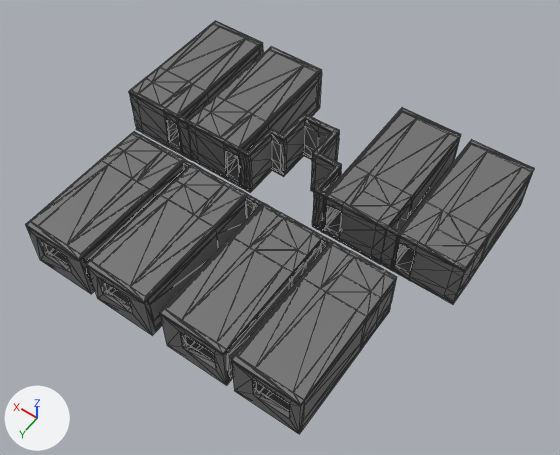
The glTF model rooms.glb: old version first, new version second.
The view is the same before and after, from a 50 mm camera at (-13.6, 20.8, 28.3) aimed at (-0.9, 3.1, 0.4). The axes (+X, +Y, +Z) are drawn at lower left. The lights are the same throughout. The picture after the commit comes second. Mesh edges are drawn as thin lines. Vertices at exactly the same position are counted once.
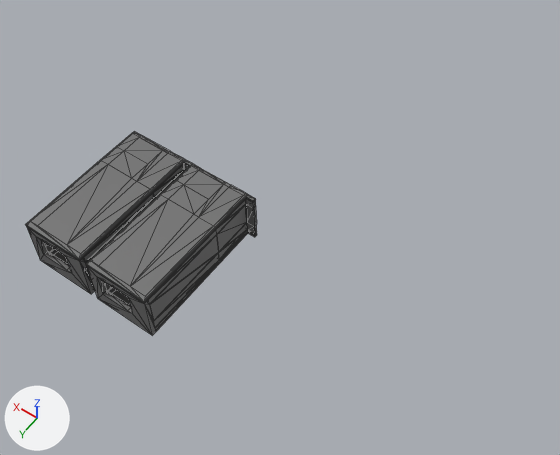
Location of each change, [x1, y1, x2, y2] in pixels of the pictures (560 x 455 px):
'Cube.010', reshaped (38% narrower, 32% shorter)
    before: [25, 131, 397, 434]
    after: [25, 131, 257, 336]
'Cube.004', deleted
    before: [129, 21, 535, 304]
part 1 of me_cube_051, deleted
    before: [231, 236, 397, 434]
part 2 of me_cube_051, deleted
    before: [159, 160, 323, 385]

The edits, one by one:
me_cube_051 is used by ob_cube_010; location (0.0, 1.34, 0.0); rotation (0.0, 3.142, 0.0), in degrees (0, 180, 0); scale (-1.0, -1.0, -1.0).
me_cube_051 had 1200 vertices, 2598 faces and spanned x -7.08..7.08, y -9.17..-2.35, z -0.23..2.39.
me_cube_051 now has 554 vertices, 1128 faces and spans x 0.0..7.08, y -9.17..-2.35, z -0.23..2.39.
me_cube_051 part 1: the loose piece of 304 vertices spanning x -7.08..-3.54, y -9.17..-2.35, z -0.23..2.39 is deleted.
me_cube_051 part 2: 342 vertices removed from x -3.54..6.6, y -9.17..-2.35, z -0.23..2.39.
Object 'Cube.004' (ob_cube_004) is deleted.
